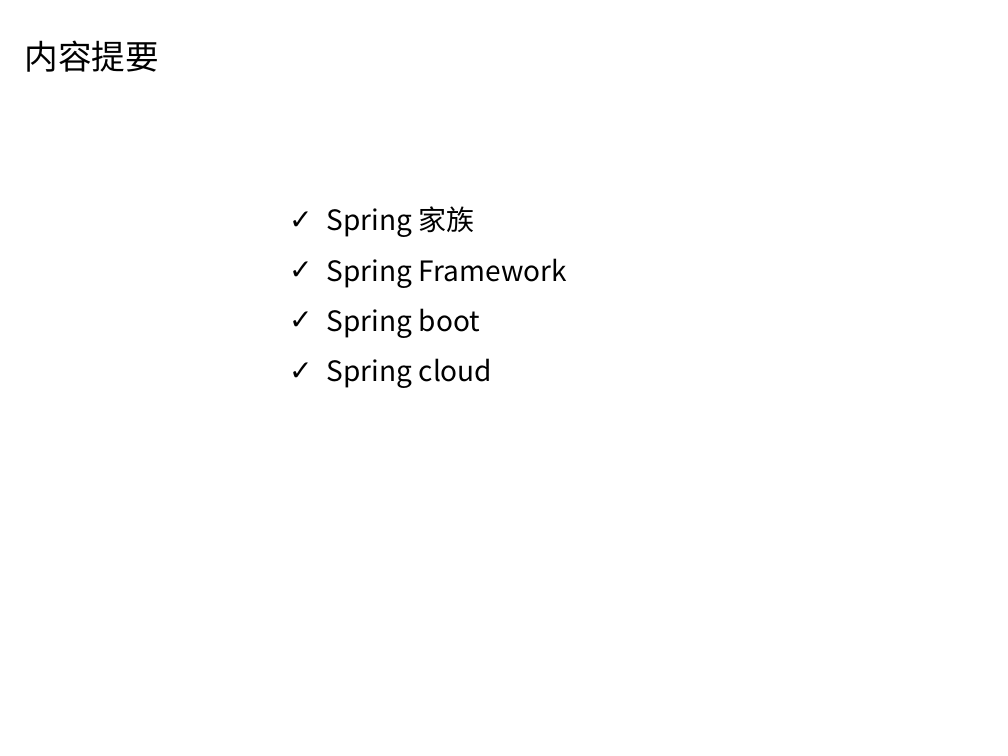
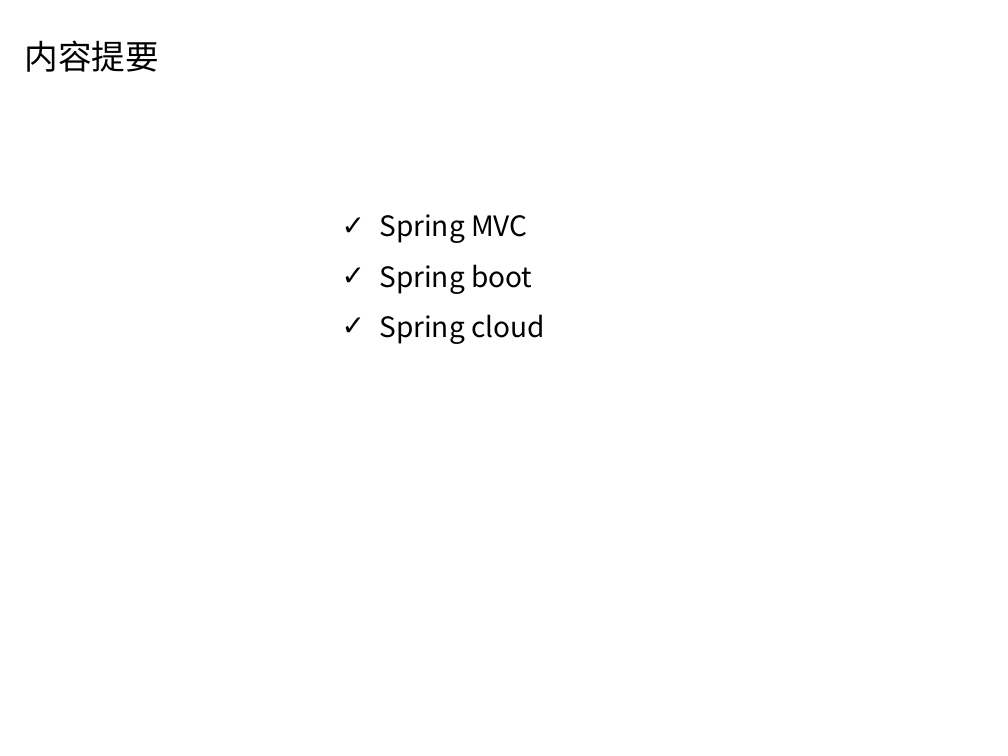
Before and after one commit to Sara-D/Spring, a slide deck: slide 2 of Spring.pptx. Drawn at 1008x756 pixels with LibreOffice and Linux fonts; fonts in the diff are those of the drawing; background and template pictures are left out. Boxes give left, top, right and bottom in pixels: in the first picture for what was removed or moved away, otherwise in the second. Text is boxed around its words. In the diff, an @@ line names an element or a change of style, - is before the commit and + after.

```diff
--- a/Spring.pptx
+++ b/Spring.pptx
@@ text "Spring MVC": place and size @@
-text "Spring MVC" at bbox=[327, 206, 567, 388]
+text "Spring MVC" at bbox=[379, 214, 545, 344]
@@ text at bbox=[379, 214, 528, 243]: text changed @@
-✓ Spring 家族
-✓ Spring Framework
+✓ Spring MVC
```
Also in this commit, not shown: 4 other slides changed, 5 slides added, 3 slides removed.
